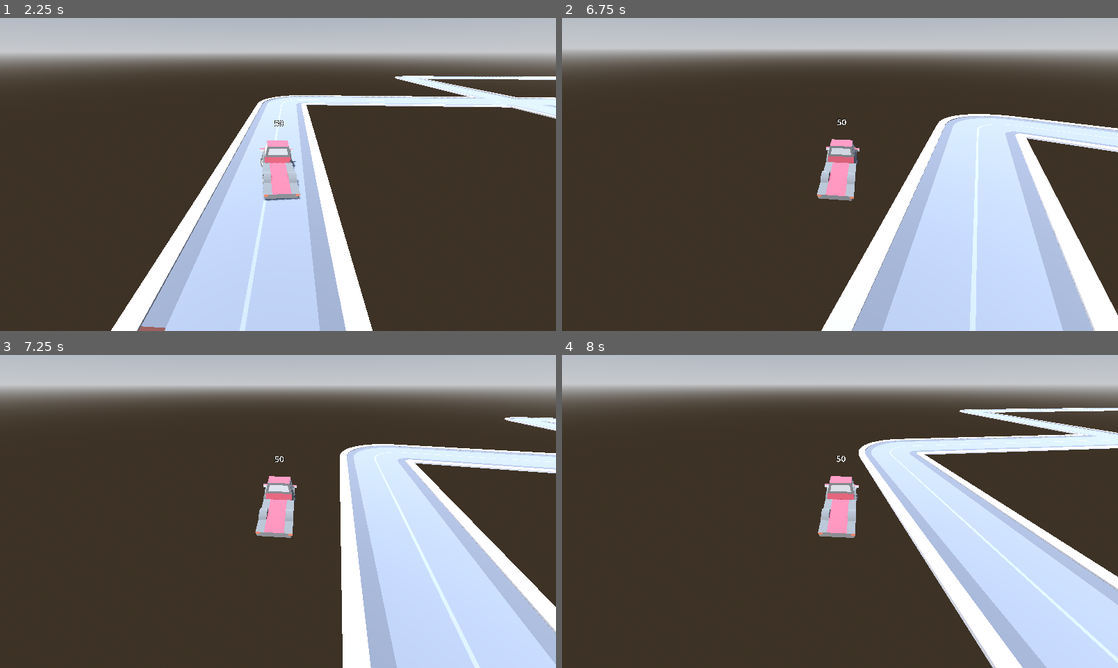
Above: before the commit, frames 1-4 (two rows, left to right).
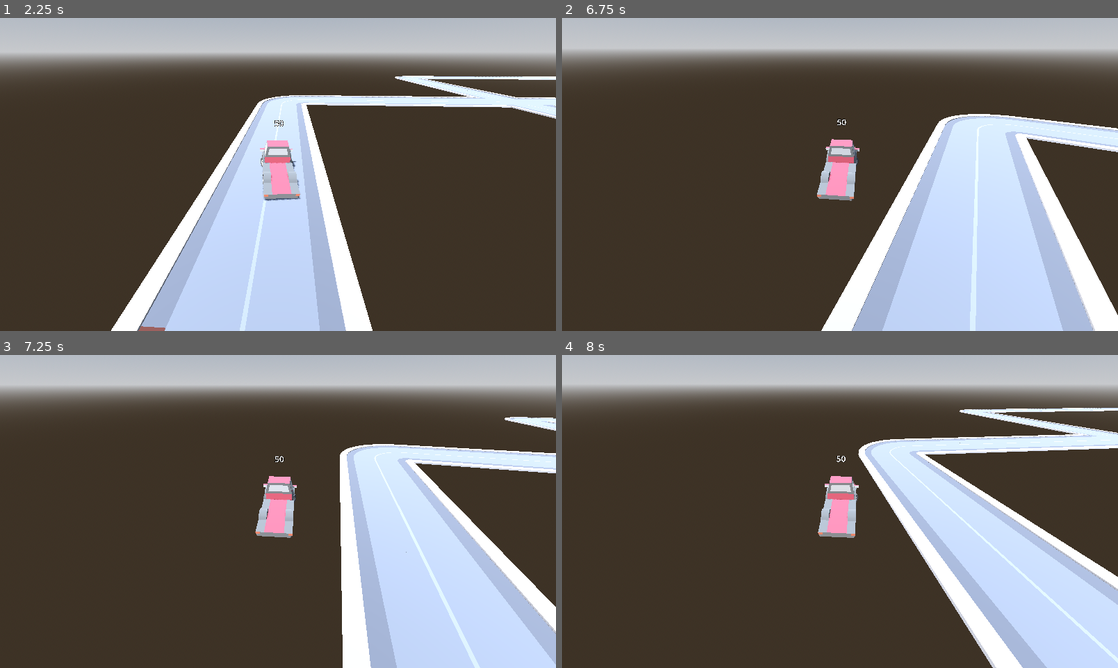
Above: after the commit, the same moments.

Repository: stesim/ld53-delivery
Game: Godot game, scene res://game_world.tscn
Two runs of this game, one before a commit and one after it. Both use one fixed random seed, a clock stepped at 60 frames per second and the inputs below.
Inputs:
- Up to frame 1 (2.25 s): tap Enter (ui_accept) at 0.5, 0.77, 1.52 s; hold W (accelerate) 0.53-2.03 s; hold A (steer_left) from 2.03 s (still down)
- Up to frame 2 (6.75 s): tap Enter (ui_accept) at 3.02, 3.77, 4.52, 6.02 s; release A (steer_left) at 3.53 s; hold Space (brake) 3.53-4.28 s; hold D (steer_right) 4.28-5.03 s; hold W (accelerate) 5.03-5.78 s; hold D (steer_right) from 5.78 s (still down)
- Up to frame 3 (7.25 s): keep holding D (steer_right); tap Enter (ui_accept) at 6.77 s
- Up to frame 4 (8 s): keep holding D (steer_right); tap Enter (ui_accept) at 7.52 s

Frame 1 is identical in both runs. In frame 2, less than 0.1% of the frame differs, in the area x 45-100%, y 30-100%; in frame 3, less than 0.1%; in frame 4, less than 0.1%, in the area x 46-100%, y 16-99%.

Commit message:
added customer feeding

Diff:
--- a/characters/customer.gd
+++ b/characters/customer.gd
@@ -5,11 +5,18 @@
 
 
 @export_range(0.0, 100.0) var speed := 0.5
+
 @export var target_point := Vector3.ZERO :
 	set(value):
 		target_point = value
 		if is_inside_tree():
 			look_at(target_point)
+
+@export var inventory : Inventory :
+	set(value):
+		inventory = value
+		%inventory_area.inventory = inventory
+		%quantity_indicator.inventory = inventory
 
 
 @onready var _animation_player := %AnimationPlayer
--- a/characters/customer.tscn
+++ b/characters/customer.tscn
@@ -1,7 +1,18 @@
-[gd_scene load_steps=3 format=3 uid="uid://bqlvra1wwcr67"]
+[gd_scene load_steps=8 format=3 uid="uid://bqlvra1wwcr67"]
 
 [ext_resource type="PackedScene" uid="uid://bv34umydtdhbu" path="res://assets/characters/dummy_customer.glb" id="1_4i1jg"]
 [ext_resource type="Script" path="res://characters/customer.gd" id="2_em66f"]
+[ext_resource type="PackedScene" uid="uid://cf00x2vfcp63r" path="res://inventory_area.tscn" id="3_kss5y"]
+[ext_resource type="Script" path="res://inventory.gd" id="4_t3lbw"]
+[ext_resource type="PackedScene" uid="uid://5u3nlyjdrb06" path="res://quantity_indicator.tscn" id="5_vxqgd"]
+
+[sub_resource type="Resource" id="Resource_hg5s8"]
+script = ExtResource("4_t3lbw")
+quantity = 0
+max_quantity = 5
+
+[sub_resource type="SphereShape3D" id="SphereShape3D_ci6fx"]
+radius = 0.25
 
 [node name="customer" instance=ExtResource("1_4i1jg")]
 script = ExtResource("2_em66f")
@@ -18,3 +29,17 @@
 [node name="AnimationPlayer" parent="." index="1"]
 unique_name_in_owner = true
 autoplay = "Idle"
+
+[node name="inventory_area" parent="." index="2" instance=ExtResource("3_kss5y")]
+unique_name_in_owner = true
+transform = Transform3D(1, 0, 0, 0, 1, 0, 0, 0, 1, 0, 0, -0.1)
+collision_layer = 4
+inventory = SubResource("Resource_hg5s8")
+
+[node name="shape" type="CollisionShape3D" parent="inventory_area" index="0"]
+transform = Transform3D(1, 0, 0, 0, 1, 0, 0, 0, 1, 0, 0.25, 0)
+shape = SubResource("SphereShape3D_ci6fx")
+
+[node name="quantity_indicator" parent="." index="3" instance=ExtResource("5_vxqgd")]
+unique_name_in_owner = true
+transform = Transform3D(1, 0, 0, 0, 1, 0, 0, 0, 1, 0, 2.13681, 0)
--- a/customer_spawner.gd
+++ b/customer_spawner.gd
@@ -2,19 +2,21 @@
 
 @export_range(1.0, 100.0) var spawn_delta := 10.0
 @export var customer_scene: PackedScene
-var current_spawn_time := 0.0
-
-# Called when the node enters the scene tree for the first time.
-func _ready():
-	pass # Replace with function body.
+@export var min_capacity := 3
+@export var max_capacity := 8
 
 
-# Called every frame. 'delta' is the elapsed time since the previous frame.
-func _process(delta):
+var current_spawn_time := spawn_delta
+
+func _physics_process(delta):
 	current_spawn_time += delta
 	if current_spawn_time > spawn_delta:
 		current_spawn_time = 0.0
 		var new_customer = customer_scene.instantiate()
 		new_customer.target_point = global_position
 		new_customer.target_point.z = 0.0
+		var inventory := Inventory.new()
+		inventory.max_quantity = randi_range(min_capacity, max_capacity)
+		new_customer.inventory = inventory
+
 		add_child(new_customer)
--- a/game_world.tscn
+++ b/game_world.tscn
@@ -1,11 +1,9 @@
-[gd_scene load_steps=10 format=3 uid="uid://douesax7qkljh"]
+[gd_scene load_steps=8 format=3 uid="uid://douesax7qkljh"]
 
 [ext_resource type="PackedScene" uid="uid://bosvhjnjwtr7t" path="res://vehicles/vehicle.tscn" id="1_lmy6a"]
 [ext_resource type="PackedScene" uid="uid://x51op8g8yspv" path="res://maps/test_map.tscn" id="2_050wm"]
 [ext_resource type="Script" path="res://smoothed_follower.gd" id="3_p7flm"]
-[ext_resource type="PackedScene" uid="uid://bqlvra1wwcr67" path="res://characters/customer.tscn" id="4_ryl50"]
 [ext_resource type="PackedScene" uid="uid://bwjagmncfpjaa" path="res://map_elements/headquarters.tscn" id="5_8qlgr"]
-[ext_resource type="Script" path="res://customer_spawner.gd" id="5_ygkch"]
 
 [sub_resource type="ProceduralSkyMaterial" id="ProceduralSkyMaterial_kjrqk"]
 sky_horizon_color = Color(0.64625, 0.65575, 0.67075, 1)
@@ -44,10 +42,5 @@
 transform = Transform3D(-0.866024, -0.433016, 0.250001, 0, 0.499998, 0.866026, -0.500003, 0.749999, -0.43301, 46.7709, 42, 0)
 shadow_enabled = true
 
-[node name="customer_spawner" type="Node3D" parent="."]
-transform = Transform3D(1, 0, 0, 0, 1, 0, 0, 0, 1, -126, 0, 50)
-script = ExtResource("5_ygkch")
-customer_scene = ExtResource("4_ryl50")
-
 [node name="headquarters" parent="." instance=ExtResource("5_8qlgr")]
 transform = Transform3D(-4.37114e-08, 0, -1, 0, 1, 0, 1, 0, -4.37114e-08, 5, 0, -5)
--- a/map_elements/ice_station.gd
+++ b/map_elements/ice_station.gd
@@ -6,3 +6,4 @@
 	set(value):
 		%loading_area.backing_inventory = value
 		%quantity_indicator.inventory = value
+		%feeding_area.backing_inventory = value
--- a/map_elements/ice_station.tscn
+++ b/map_elements/ice_station.tscn
@@ -7,6 +7,8 @@
 
 [sub_resource type="BoxShape3D" id="BoxShape3D_p31t4"]
 size = Vector3(5, 5, 5)
+
+[sub_resource type="BoxShape3D" id="BoxShape3D_f73mx"]
 
 [node name="ice_station" type="Node3D"]
 script = ExtResource("1_q8et4")
@@ -26,3 +28,11 @@
 unique_name_in_owner = true
 transform = Transform3D(1, 0, 0, 0, 1, 0, 0, 0, 1, 0, 3.36814, -3.77395)
 font_size = 128
+
+[node name="feeding_area" parent="." instance=ExtResource("2_fwrp5")]
+unique_name_in_owner = true
+collision_mask = 4
+
+[node name="shape" type="CollisionShape3D" parent="feeding_area"]
+transform = Transform3D(5, 0, 0, 0, 5, 0, 0, 0, 5, 0, 2.5, 3)
+shape = SubResource("BoxShape3D_f73mx")
--- a/maps/test_map.tscn
+++ b/maps/test_map.tscn
@@ -9,6 +9,8 @@
 [ext_resource type="ArrayMesh" path="res://assets/roads/t-intersect.res" id="7_qdgwl"]
 [ext_resource type="PackedScene" uid="uid://cdu7d15q2hbqp" path="res://map_elements/ice_station.tscn" id="8_wanx7"]
 [ext_resource type="Script" path="res://inventory.gd" id="9_j7fbw"]
+[ext_resource type="Script" path="res://customer_spawner.gd" id="10_i3q55"]
+[ext_resource type="PackedScene" uid="uid://bqlvra1wwcr67" path="res://characters/customer.tscn" id="11_7le7x"]
 
 [sub_resource type="WorldBoundaryShape3D" id="WorldBoundaryShape3D_fsdgu"]
 
@@ -383,3 +385,8 @@
 [node name="ice_station_3" parent="." instance=ExtResource("8_wanx7")]
 transform = Transform3D(1, 0, 0, 0, 1, 0, 0, 0, 1, -98, 0, 13)
 inventory = SubResource("Resource_3k0f1")
+
+[node name="customer_spawner" type="Node3D" parent="."]
+transform = Transform3D(1, 0, 0, 0, 1, 0, 0, 0, 1, -126, 0, 50)
+script = ExtResource("10_i3q55")
+customer_scene = ExtResource("11_7le7x")
--- a/project.godot
+++ b/project.godot
@@ -51,7 +51,8 @@
 [layer_names]
 
 3d_physics/layer_1="Generic Collisions"
-3d_physics/layer_2="Loading"
+3d_physics/layer_2="Delivery Loading"
+3d_physics/layer_3="Customer Feeding"
 
 [rendering]
 
Not shown: 1 places in map_elements/ice_station.tscn that only renumber resources
Not shown: 1 places in maps/test_map.tscn that only renumber resources
